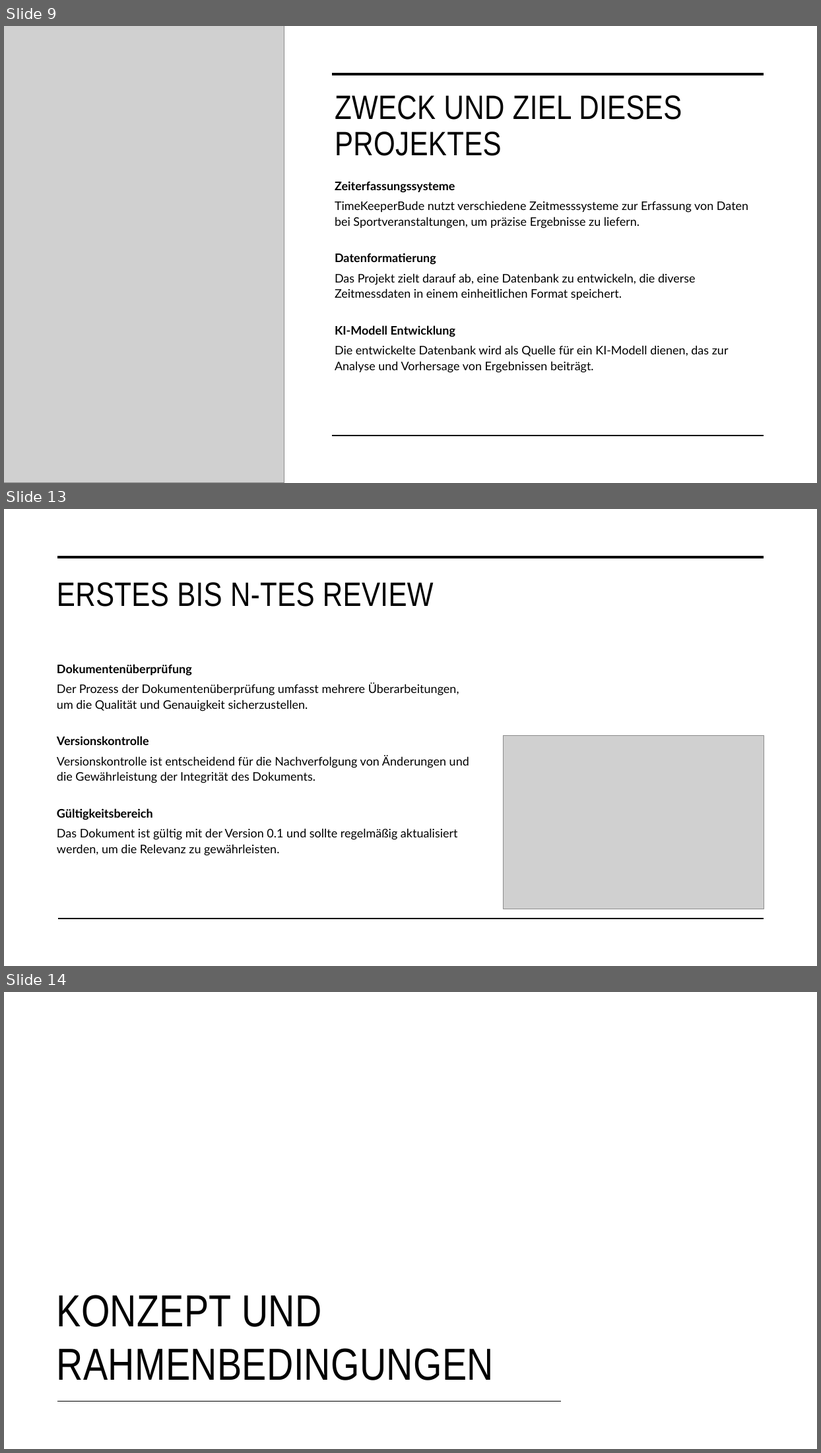
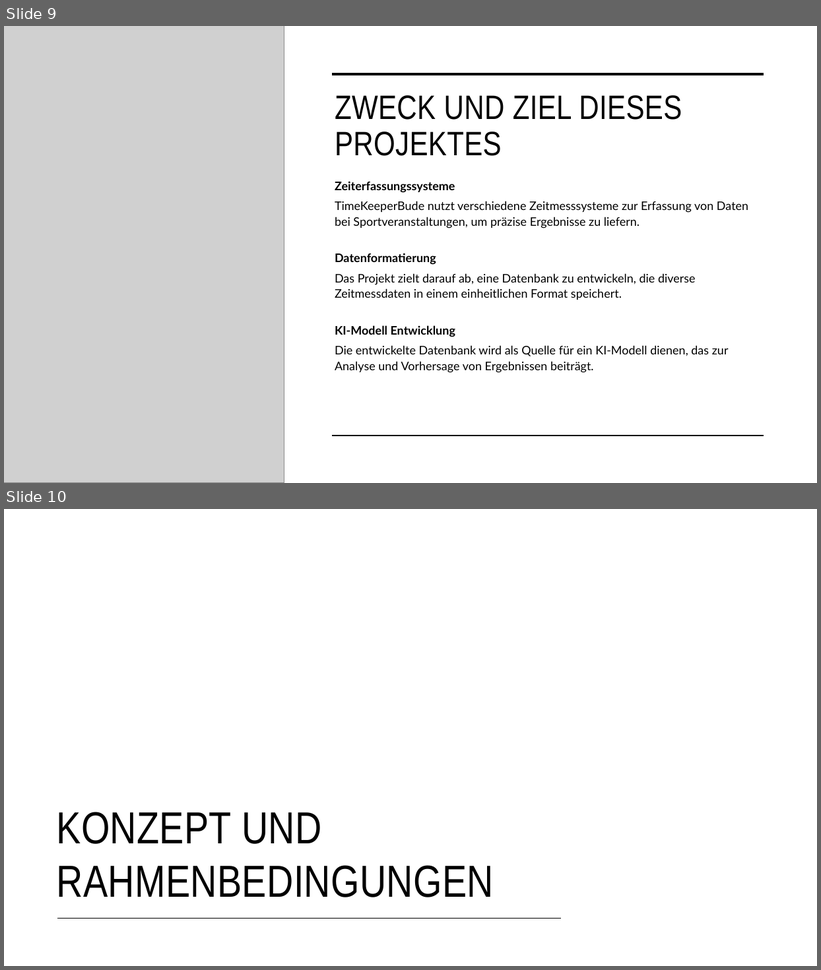
Before and after one commit to mthitservice/202512, a slide deck: Einzelaufgabe/TimeKeeper.pptx. Shown one above the other, each under a label of ours: slides 9, 13 and 14 before the commit, slides 9 and 10 after it; the slides between them are not shown. The pictures are 821x1453 and 821x970 pixels, drawn with LibreOffice and Linux fonts; fonts in the diff are those of the drawing; grey boxes stand for pictures. Boxes give left, top, right and bottom in pixels: in the first picture for what was removed or moved away, otherwise in the second. Text is boxed around its words. In the diff, an @@ line names an element or a change of style, - is before the commit and + after.

```diff
--- a/Einzelaufgabe/TimeKeeper.pptx
+++ b/Einzelaufgabe/TimeKeeper.pptx
@@ slide 13 removed at box(4, 509, 817, 966), background #FFFFFF @@
@@ line removed from (57, 557) to (764, 557) @@
@@ title removed at box(57, 582, 434, 607) @@
-ERSTES BIS N-TES REVIEW
@@ text removed at box(57, 664, 469, 856) @@
-Dokumentenüberprüfung
-  Der Prozess der Dokumentenüberprüfung umfasst mehrere Überarbeitungen, um die Qualität und Genauigkeit sicherzustellen.
-Versionskontrolle
-  Versionskontrolle ist entscheidend für die Nachverfolgung von Änderungen und die Gewährleistung der Integrität des Dokuments.
-Gültigkeitsbereich
-  Das Dokument ist gültig mit der Version 0.1 und sollte regelmäßig aktualisiert werden, um die Relevanz zu gewährleisten.
@@ picture removed at box(504, 736, 764, 910) @@
@@ line removed from (57, 919) to (764, 919) @@
@@ what was slide 14 is now slide 10 @@
```
Also in this commit, not shown: 3 slides changed, 5 other slides removed.
